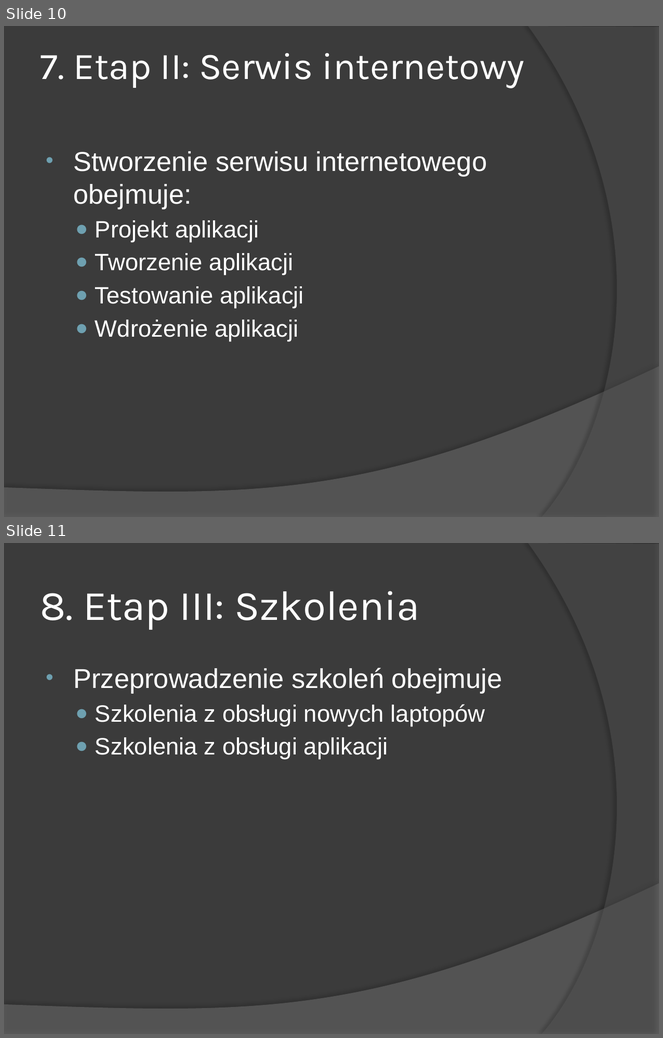
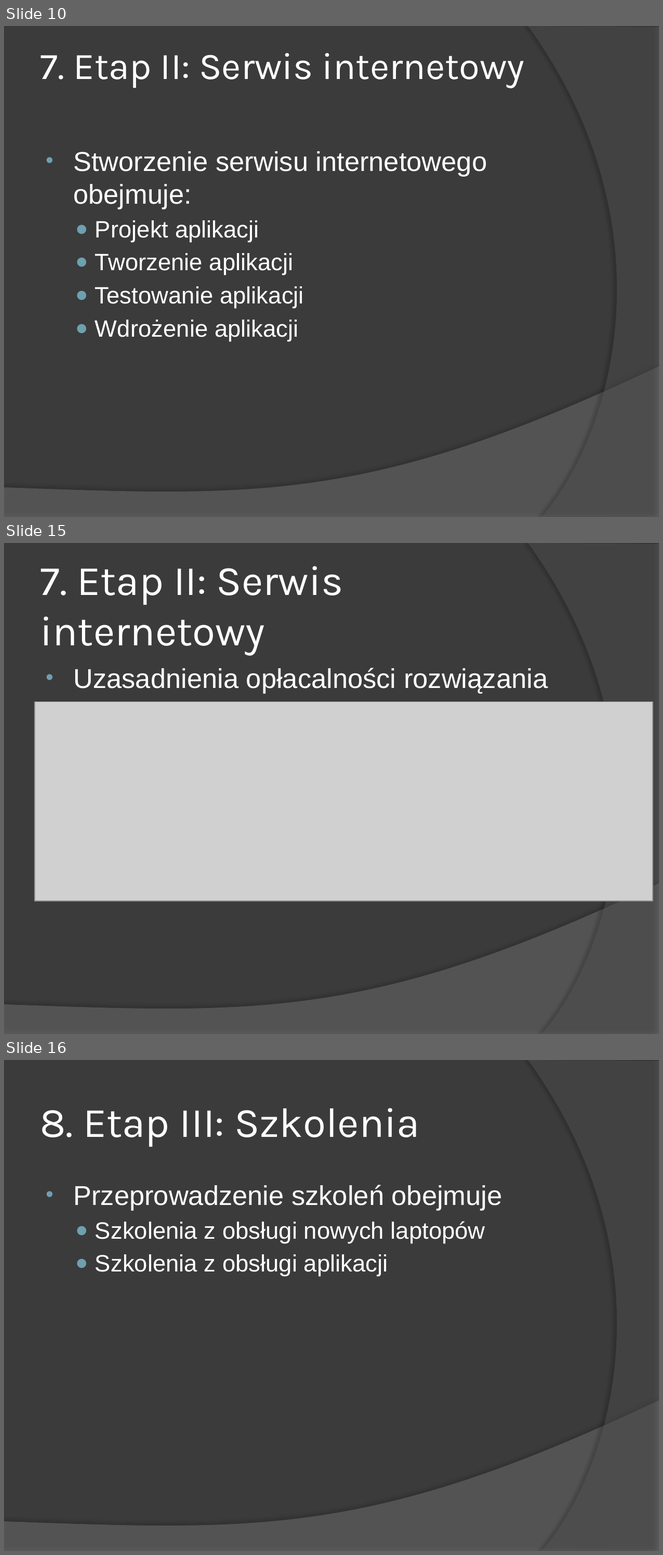
Before and after one commit to kuba946/ProjektIndywidualny, a slide deck: __Prezentacja/Prezentacja_systemu.pptx. Shown one above the other, each under a label of ours: slides 10 and 11 before the commit, slides 10, 15 and 16 after it; the slides between them are not shown. The pictures are 663x1038 and 663x1555 pixels, drawn with LibreOffice and Linux fonts; fonts in the diff are those of the drawing; grey boxes stand for pictures. Boxes give left, top, right and bottom in pixels: in the first picture for what was removed or moved away, otherwise in the second. Text is boxed around its words. In the diff, an @@ line names an element or a change of style, - is before the commit and + after.

```diff
--- a/__Prezentacja/Prezentacja_systemu.pptx
+++ b/__Prezentacja/Prezentacja_systemu.pptx
@@ slide 15 added at [4,543,659,1034], background #3B3B3B; not listed: 2 template elements that a slide beside it also shows @@
@@ title added at [40,566,344,655], 46 pt, text #FFFFFF @@
+7. Etap II: Serwis internetowy
@@ text added at [73,668,548,694], 30 pt, text #FFFFFF @@
+• Uzasadnienia opłacalności rozwiązania
@@ picture added at [35,702,653,901] @@
@@ what was slide 11 is now slide 16 @@
```
Also in this commit, not shown: 2 slides changed, 4 other slides added.
